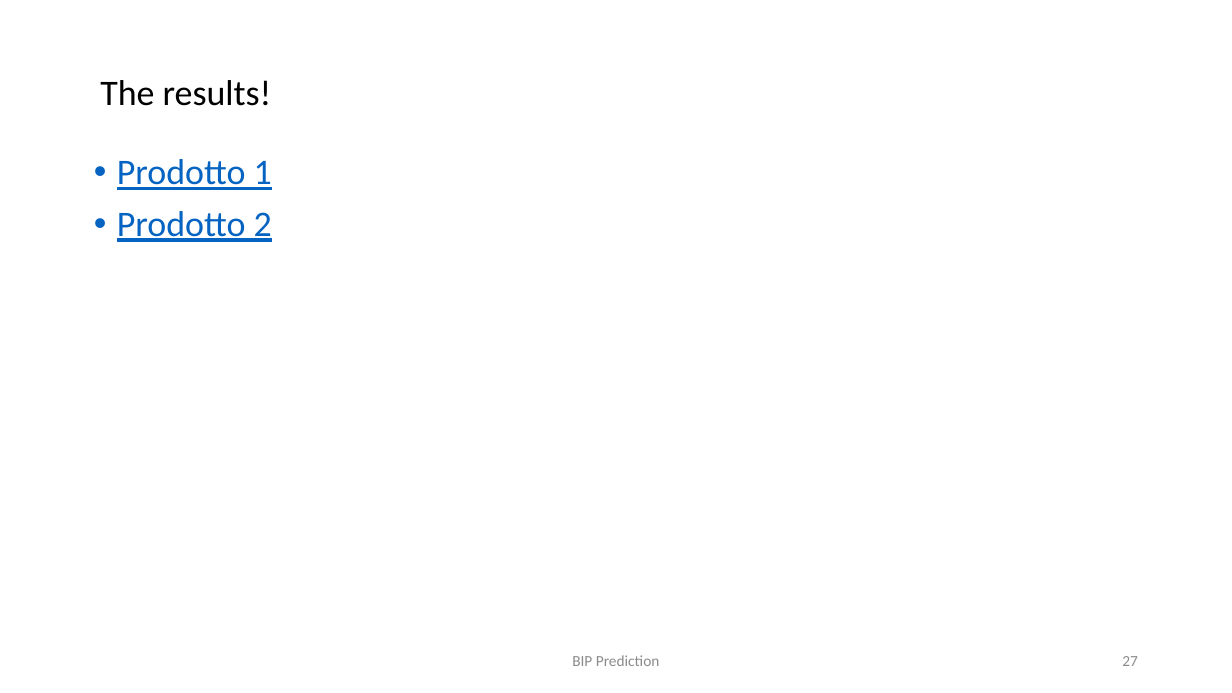
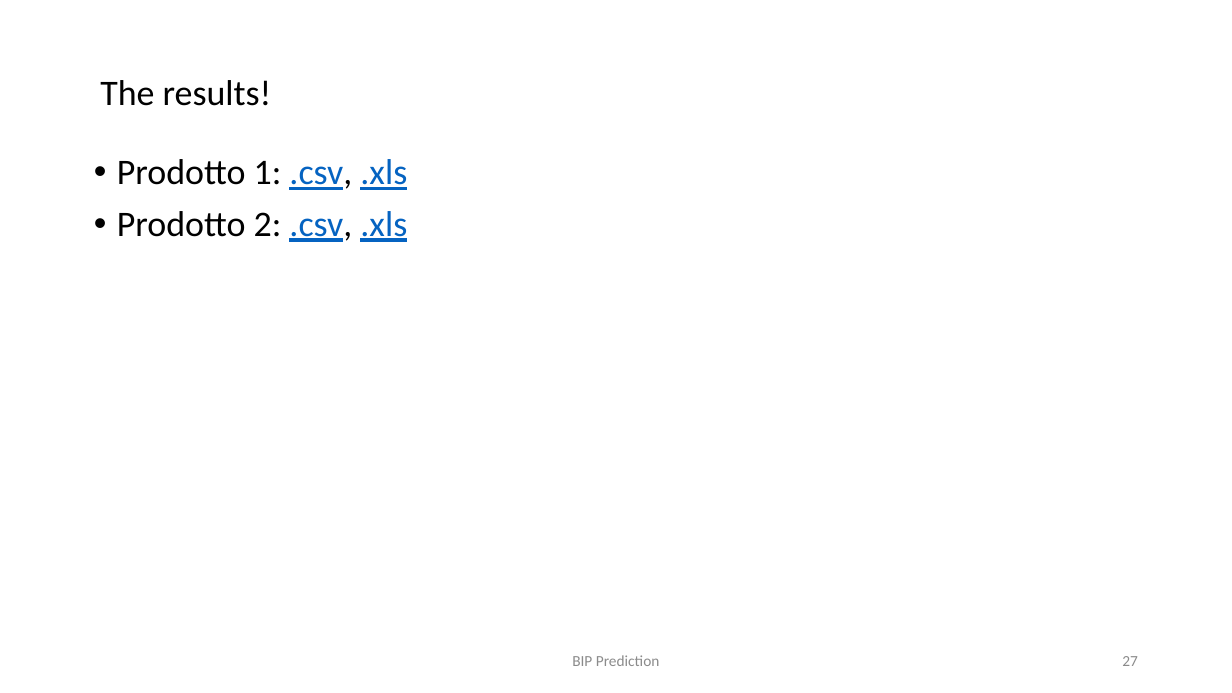
Before and after one commit to AChiolini/Data-Mining-BiP, a slide deck: slide 27 of Report-Presentation/Presentation_v2.pptx. Drawn at 1232x693 pixels with LibreOffice and Linux fonts; fonts in the diff are those of the drawing. Boxes give left, top, right and bottom in pixels: in the first picture for what was removed or moved away, otherwise in the second. Text is boxed around its words. In the diff, an @@ line names an element or a change of style, - is before the commit and + after.

Commit message:
Update presentation

```diff
--- a/Report-Presentation/Presentation_v2.pptx
+++ b/Report-Presentation/Presentation_v2.pptx
@@ text at bbox=[117, 159, 407, 242]: text changed; text colour #0563C1 to #000000 @@
-• Prodotto 1
-• Prodotto 2
+• Prodotto 1: .csv, .xls
+• Prodotto 2: .csv, .xls
```
